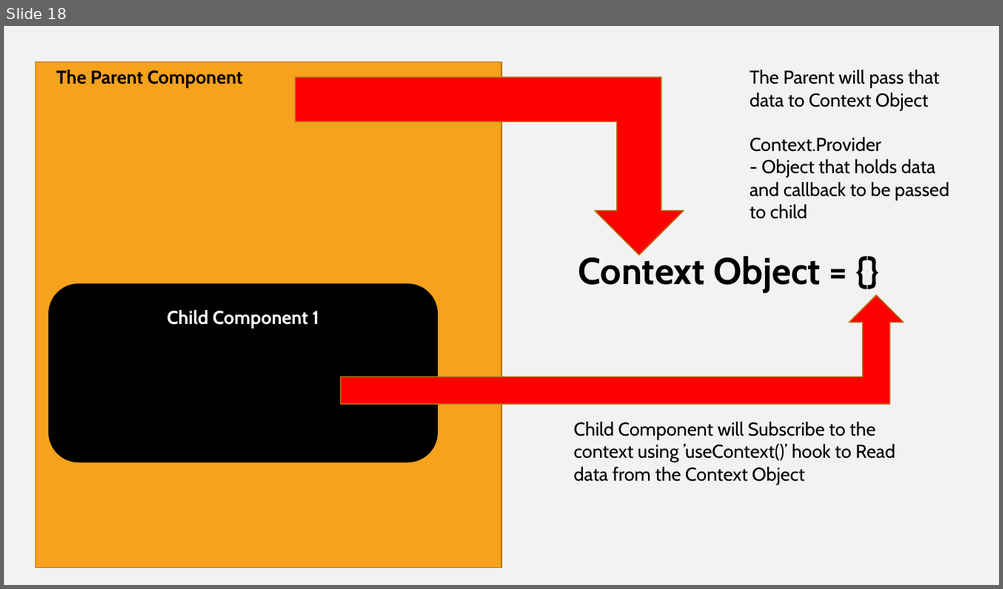
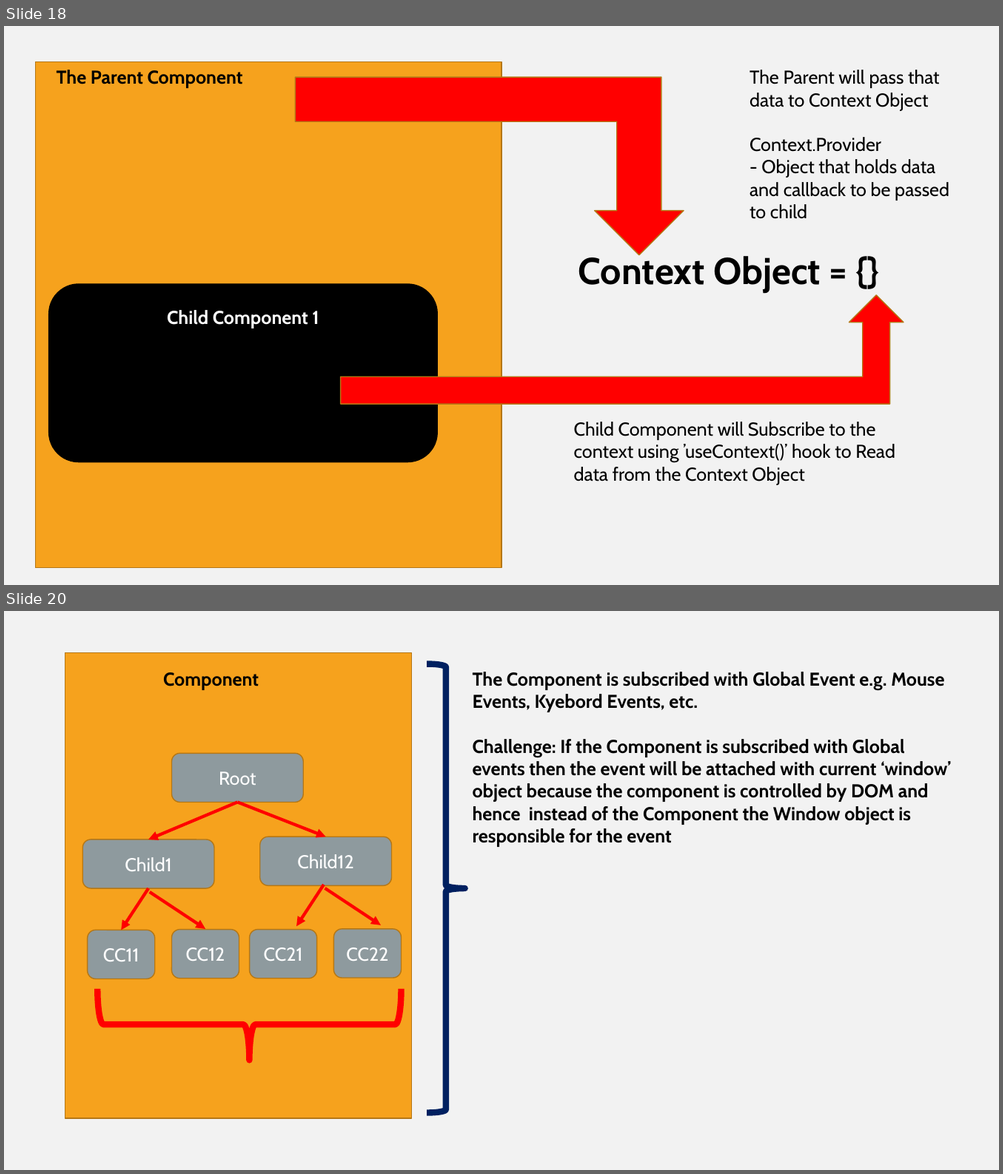
Before and after one commit to Vanshika3003/blazeclan_training, a slide deck: training_images.pptx. Shown one above the other, each under a label of ours: slide 18 before the commit, slides 18 and 20 after it; the slides between them are not shown. The pictures are 1003x589 and 1003x1174 pixels, drawn with LibreOffice and Linux fonts; fonts in the diff are those of the drawing. Boxes give left, top, right and bottom in pixels: in the first picture for what was removed or moved away, otherwise in the second. Text is boxed around its words. In the diff, an @@ line names an element or a change of style, - is before the commit and + after.

```diff
--- a/training_images.pptx
+++ b/training_images.pptx
@@ slide 20 added at (x1=4, y1=611, x2=999, y2=1170), background #F2F2F2 @@
@@ rectangle added at (x1=65, y1=652, x2=412, y2=1119), fill #F6A21D, outline #B67815 1 pt @@
@@ text added at (x1=163, y1=672, x2=259, y2=690), 18 pt, text #000000, bold @@
+Component
@@ right brace added at (x1=427, y1=664, x2=465, y2=1113), outline #002060 6 pt @@
@@ text added at (x1=472, y1=672, x2=950, y2=847), 18 pt, text #000000, bold @@
+The Component is subscribed with Global Event e.g. Mouse Events, Kyebord Events, etc.
+Challenge: If the Component is subscribed with Global events then the event will be attached with current ‘window’ object because the component is controlled by DOM and hence instead of the Component the Window object is responsible for the event
@@ rounded rectangle added at (x1=172, y1=754, x2=303, y2=803), fill #8E9A9E, outline #B67815 1 pt, 18 pt, text #FFFFFF @@
+Root
@@ arrow added from (238, 802) to (149, 840), #FF0000 3 pt @@
@@ arrow added from (238, 802) to (326, 837), #FF0000 3 pt @@
@@ rounded rectangle added at (x1=82, y1=840, x2=213, y2=889), fill #8E9A9E, outline #B67815 1 pt, 18 pt, text #FFFFFF @@
+Child1
@@ rounded rectangle added at (x1=260, y1=837, x2=391, y2=886), fill #8E9A9E, outline #B67815 1 pt, 18 pt, text #FFFFFF @@
+Child12
@@ arrow added from (149, 889) to (121, 931), #FF0000 3 pt @@
@@ arrow added from (150, 892) to (205, 930), #FF0000 3 pt @@
@@ arrow added from (324, 885) to (296, 926), #FF0000 3 pt @@
@@ arrow added from (325, 889) to (381, 925), #FF0000 3 pt @@
@@ rounded rectangle added at (x1=88, y1=931, x2=155, y2=980), fill #8E9A9E, outline #B67815 1 pt, 18 pt, text #FFFFFF @@
+CC11
@@ rounded rectangle added at (x1=172, y1=930, x2=239, y2=979), fill #8E9A9E, outline #B67815 1 pt, 18 pt, text #FFFFFF @@
+CC12
@@ rounded rectangle added at (x1=250, y1=930, x2=316, y2=979), fill #8E9A9E, outline #B67815 1 pt, 18 pt, text #FFFFFF @@
+CC21
@@ rounded rectangle added at (x1=334, y1=930, x2=401, y2=979), fill #8E9A9E, outline #B67815 1 pt, 18 pt, text #FFFFFF @@
+CC22
@@ right brace added at (x1=98, y1=989, x2=401, y2=1060), outline #FF0000 6 pt @@
```
Also in this commit, not shown: 1 other slide added, 9 other files.
